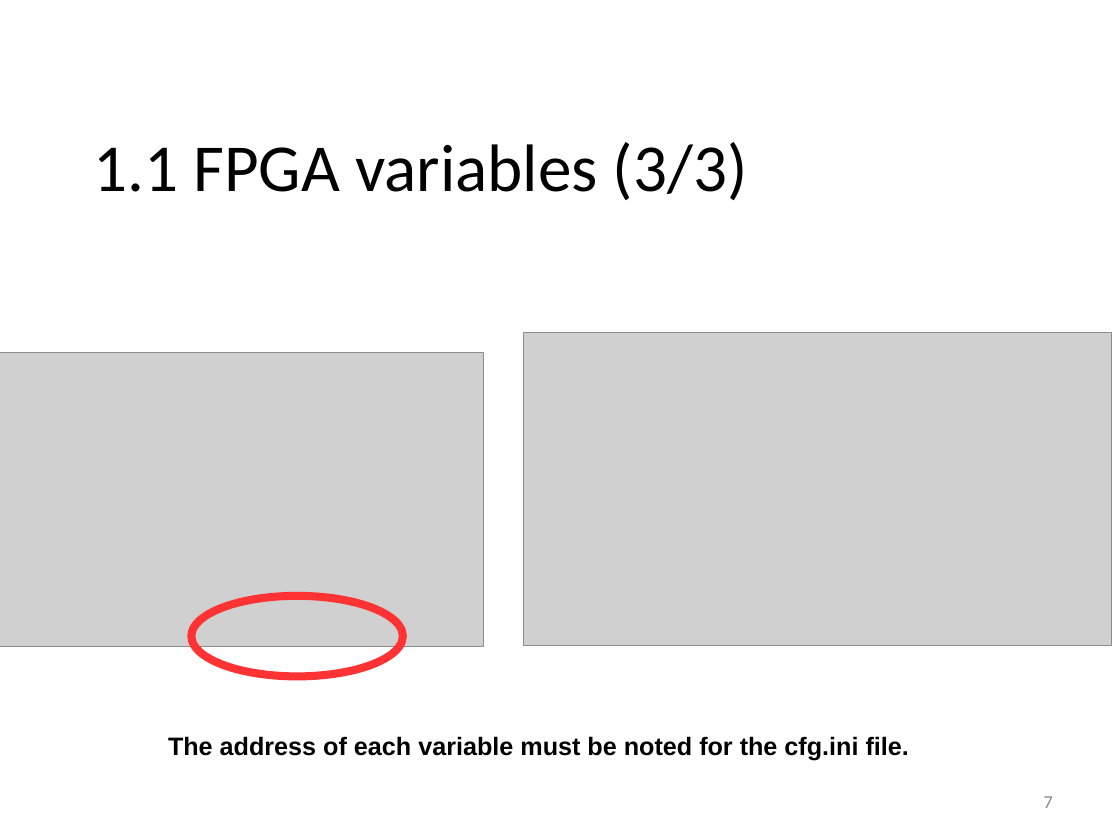
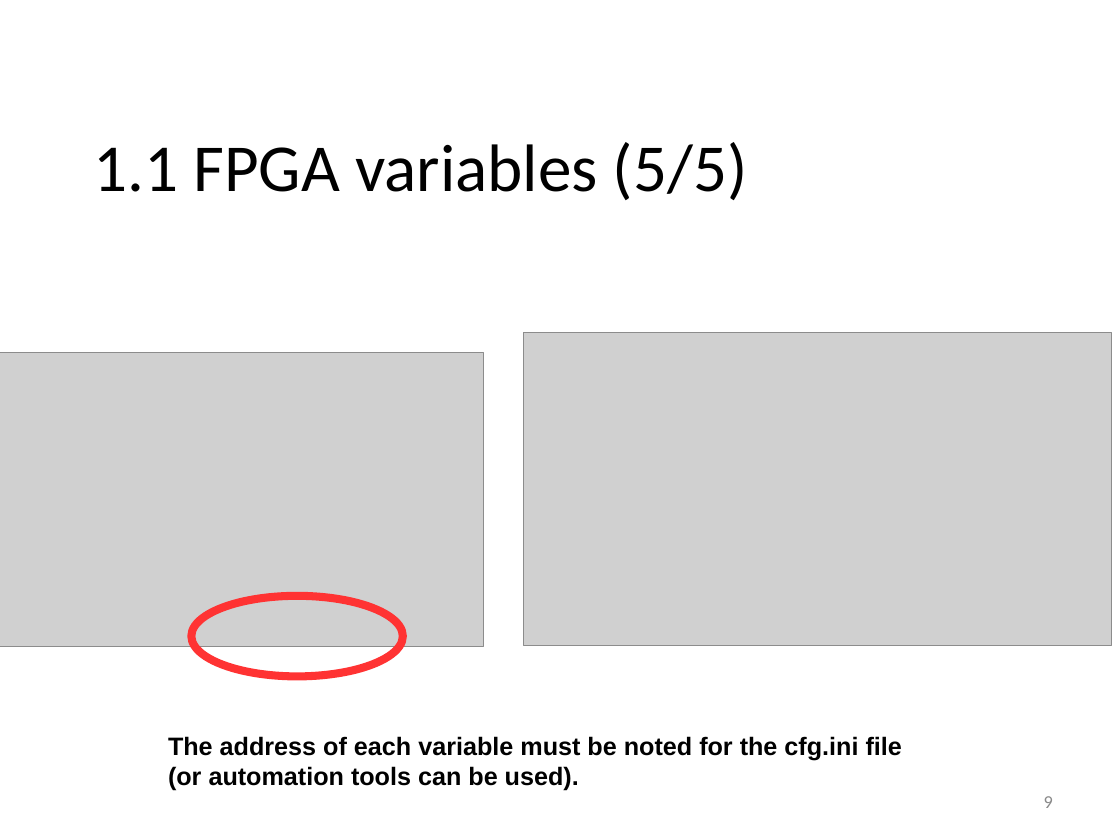
Before and after one commit to lnls-sol/project-nheengatu, a slide deck: slide 9 of docs/CRIO-EPICs-integration.odp (slide 7 before the commit). Drawn at 1120x840 pixels with LibreOffice and Linux fonts; fonts in the diff are those of the drawing; grey boxes stand for pictures; background and template pictures are left out. Boxes give left, top, right and bottom in pixels: in the first picture for what was removed or moved away, otherwise in the second. Text is boxed around its words. In the diff, an @@ line names an element or a change of style, - is before the commit and + after.

```diff
--- a/docs/CRIO-EPICs-integration.odp
+++ b/docs/CRIO-EPICs-integration.odp
@@ text at (93,142,748,200): text changed @@
-1.1 FPGA variables (3/3)
+1.1 FPGA variables (5/5)
@@ text at (168,736,902,791): text changed @@
-The address of each variable must be noted for the cfg.ini file.
+The address of each variable must be noted for the cfg.ini file
+(or automation tools can be used).
@@ page number at (1044,796,1053,808): text changed @@
-7
+9
```
Also in this commit, not shown: 15 other slides changed, 8 slides added, 4 slides removed, 2 other files.
